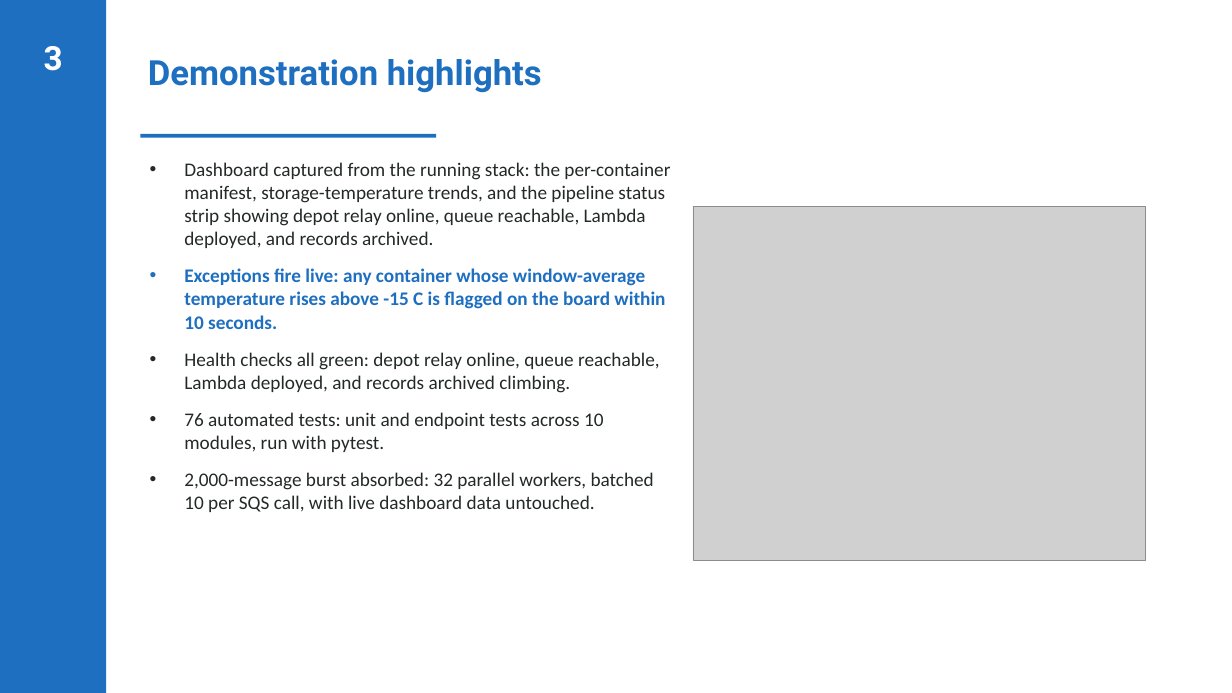
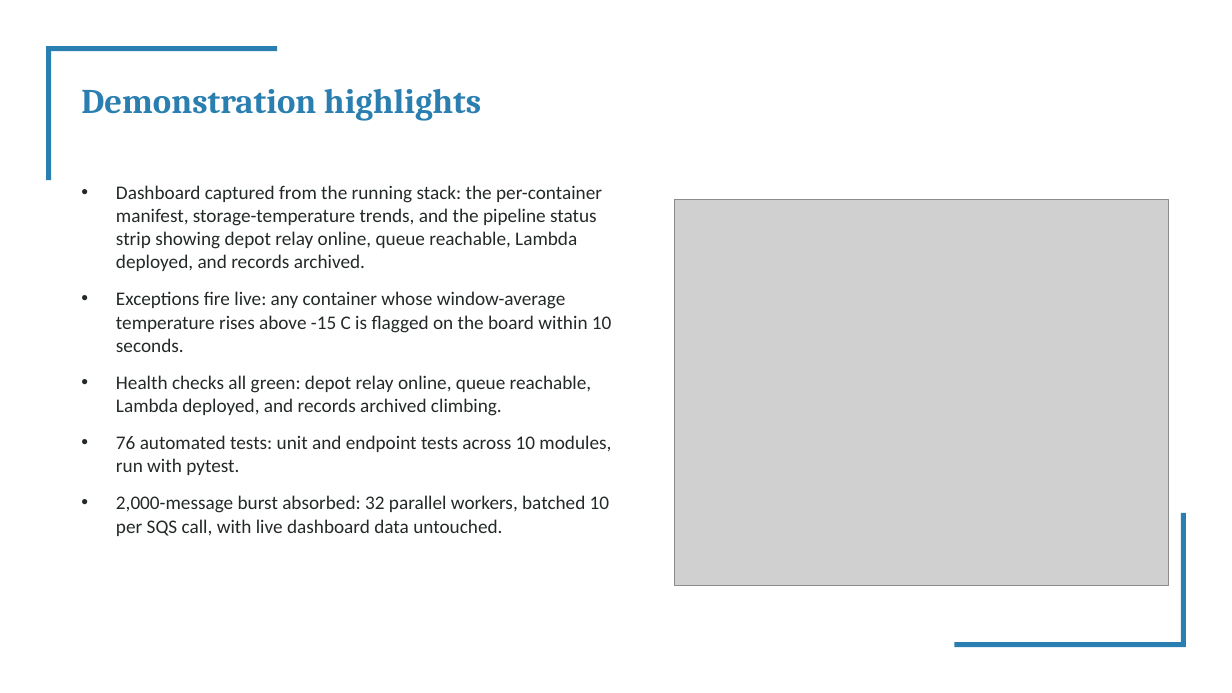
Before and after one commit to valletivarish/FEC_version_2, a slide deck: slide 4 of ppt/cold-chain-logistics.pptx. Drawn at 1232x693 pixels with LibreOffice and Linux fonts; fonts in the diff are those of the drawing; grey boxes stand for pictures. Boxes give left, top, right and bottom in pixels: in the first picture for what was removed or moved away, otherwise in the second. Text is boxed around its words. In the diff, an @@ line names an element or a change of style, - is before the commit and + after.

Commit message:
Re-theme project 04 deck (teal band, badge-free) + all 8 unassigned spare decks to distinct new themes; clear bold highlighting

```diff
--- a/ppt/cold-chain-logistics.pptx
+++ b/ppt/cold-chain-logistics.pptx
@@ rectangle removed at (0,0,106,693) @@
@@ text removed at (44,46,63,71) @@
-3
@@ rectangle added at (46,46,277,52), fill #2A7FB0 @@
@@ rectangle added at (46,46,52,180), fill #2A7FB0 @@
@@ title "Demonstration highlights": place and size @@
-title "Demonstration highlights" at (148,59,542,93)
+title "Demonstration highlights" at (81,89,481,121)
@@ title "Demonstration highlights" at (81,89,481,121): font Roboto to Cambria, text colour #1F6FC0 to #2A7FB0 @@
@@ text "Dashboard captured from the running ...": place and size @@
-text "Dashboard captured from the running ..." at (184,162,670,512)
+text "Dashboard captured from the running ..." at (116,185,611,536)
@@ picture: place and size @@
-picture at (693,207,1146,561)
+picture at (675,200,1169,586)
@@ text at (116,291,611,352): text colour #1F6FC0 to #232A26, bold off in "Exceptions fire live: any container whose window-average ..." @@
@@ rectangle added at (1181,513,1187,647), fill #2A7FB0 @@
@@ rectangle: place and size @@
-rectangle at (140,134,436,138)
+rectangle at (955,642,1186,648)
@@ rectangle at (955,642,1186,648): fill #1F6FC0 to #2A7FB0 @@
```
Also in this commit, not shown: 5 other slides changed, 9 other files.
